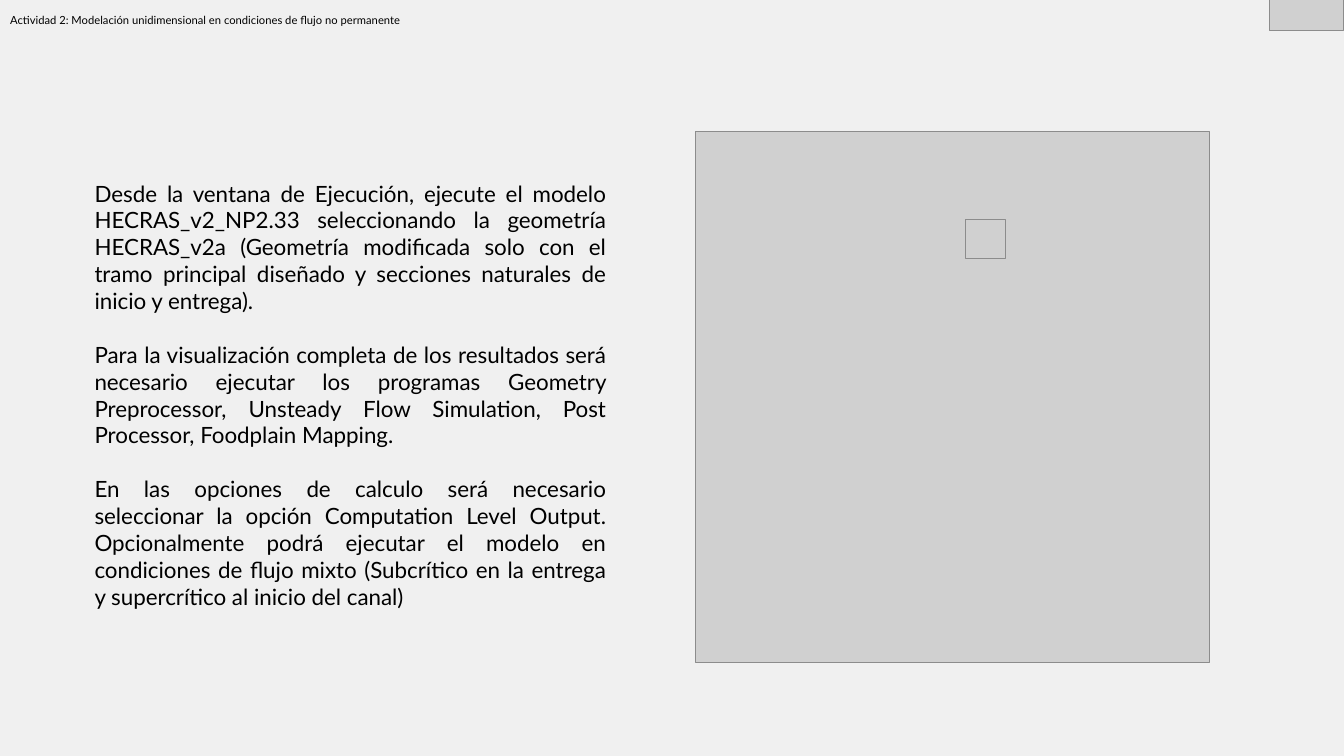
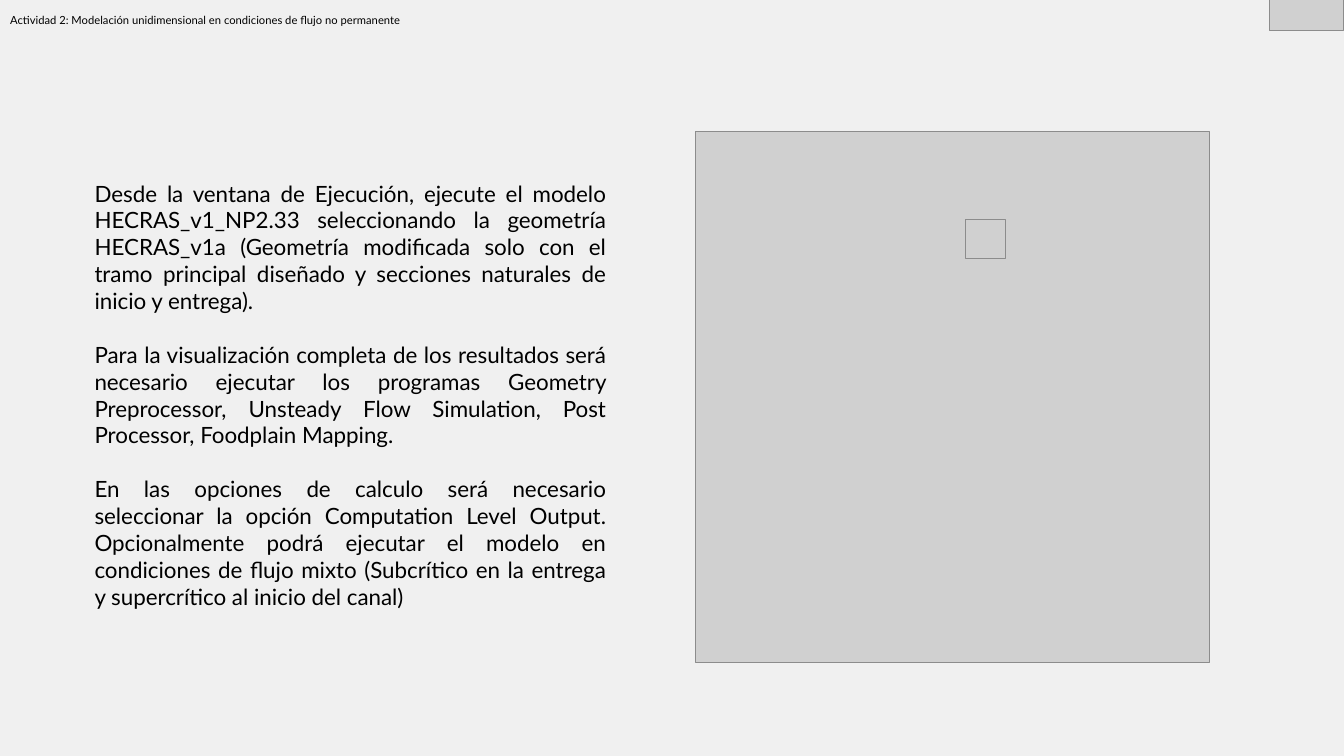
Before and after one commit to rcfdtools/R.HCMC, a slide deck: slide 15 of activity/M03A04/M03A04.pptx. Drawn at 1344x756 pixels with LibreOffice and Linux fonts; fonts in the diff are those of the drawing; grey boxes stand for pictures. Boxes give left, top, right and bottom in pixels: in the first picture for what was removed or moved away, otherwise in the second. Text is boxed around its words. In the diff, an @@ line names an element or a change of style, - is before the commit and + after.

```diff
--- a/activity/M03A04/M03A04.pptx
+++ b/activity/M03A04/M03A04.pptx
@@ text at [95, 185, 607, 313]: text changed @@
-Desde la ventana de Ejecución, ejecute el modelo HECRAS_v2_NP2.33 seleccionando la geometría HECRAS_v2a (Geometría modificada solo con el tramo principal diseñado y secciones naturales de inicio y entrega).
+Desde la ventana de Ejecución, ejecute el modelo HECRAS_v1_NP2.33 seleccionando la geometría HECRAS_v1a (Geometría modificada solo con el tramo principal diseñado y secciones naturales de inicio y entrega).
```
Also in this commit, not shown: 6 other slides changed, 2 other files.
